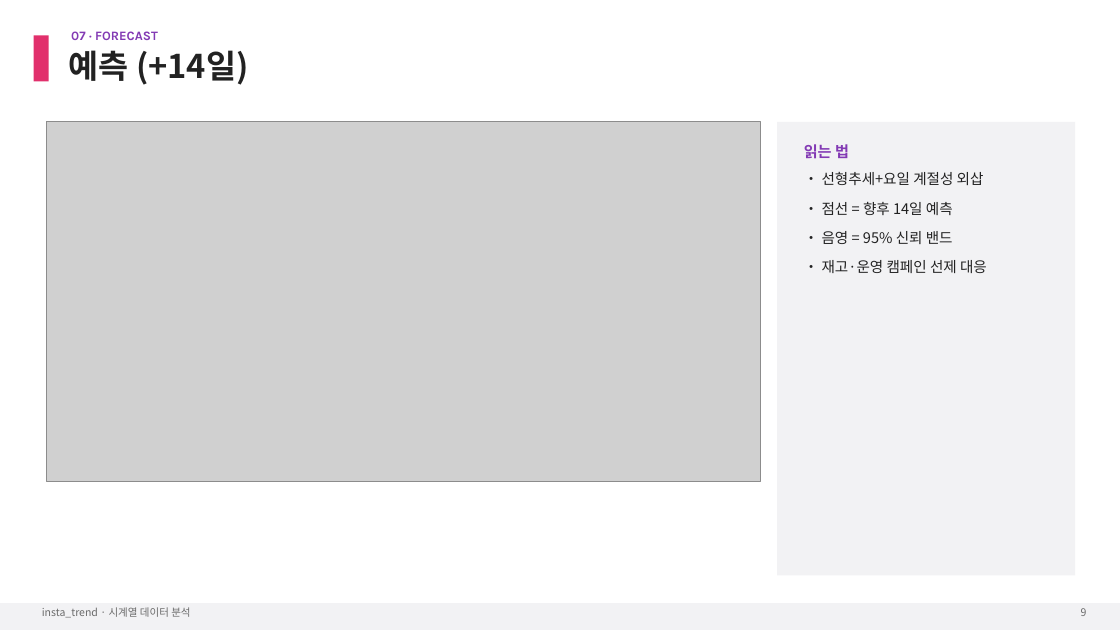
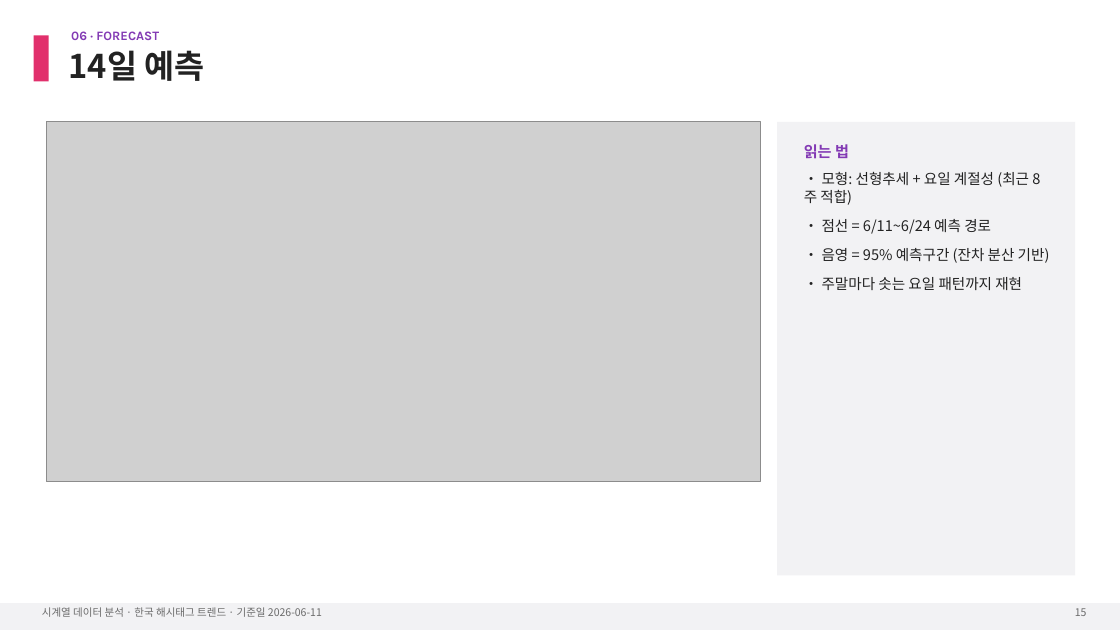
Before and after one commit to iluv4/insta_trend, a slide deck: slide 18 of presentation/insta_trend_timeseries.pptx (slide 12 before the commit). Drawn at 1120x630 pixels with LibreOffice and Linux fonts; fonts in the diff are those of the drawing; grey boxes stand for pictures. Boxes give left, top, right and bottom in pixels: in the first picture for what was removed or moved away, otherwise in the second. Text is boxed around its words. In the diff, an @@ line names an element or a change of style, - is before the commit and + after.

```diff
--- a/presentation/insta_trend_timeseries.pptx
+++ b/presentation/insta_trend_timeseries.pptx
@@ text at (69,50,205,81): text changed @@
-예측 (+14일)
+14일 예측
@@ text at (71,31,159,40): text changed @@
-07 · FORECAST
+06 · FORECAST
@@ text at (820,172,1050,290): text changed @@
-• 선형추세+요일 계절성 외삽
-• 점선 = 향후 14일 예측
-• 음영 = 95% 신뢰 밴드
-• 재고·운영 캠페인 선제 대응
+• 모형: 선형추세 + 요일 계절성 (최근 8주 적합)
+• 점선 = 6/11~6/24 예측 경로
+• 음영 = 95% 예측구간 (잔차 분산 기반)
+• 주말마다 솟는 요일 패턴까지 재현
@@ text at (42,607,322,617): text changed @@
-insta_trend · 시계열 데이터 분석
+시계열 데이터 분석 · 한국 해시태그 트렌드 · 기준일 2026-06-11
@@ text at (1075,608,1087,616): text changed @@
-9
+15
```
Also in this commit, not shown: 11 other slides changed, 12 slides added, 2 slides removed, 14 other files.
